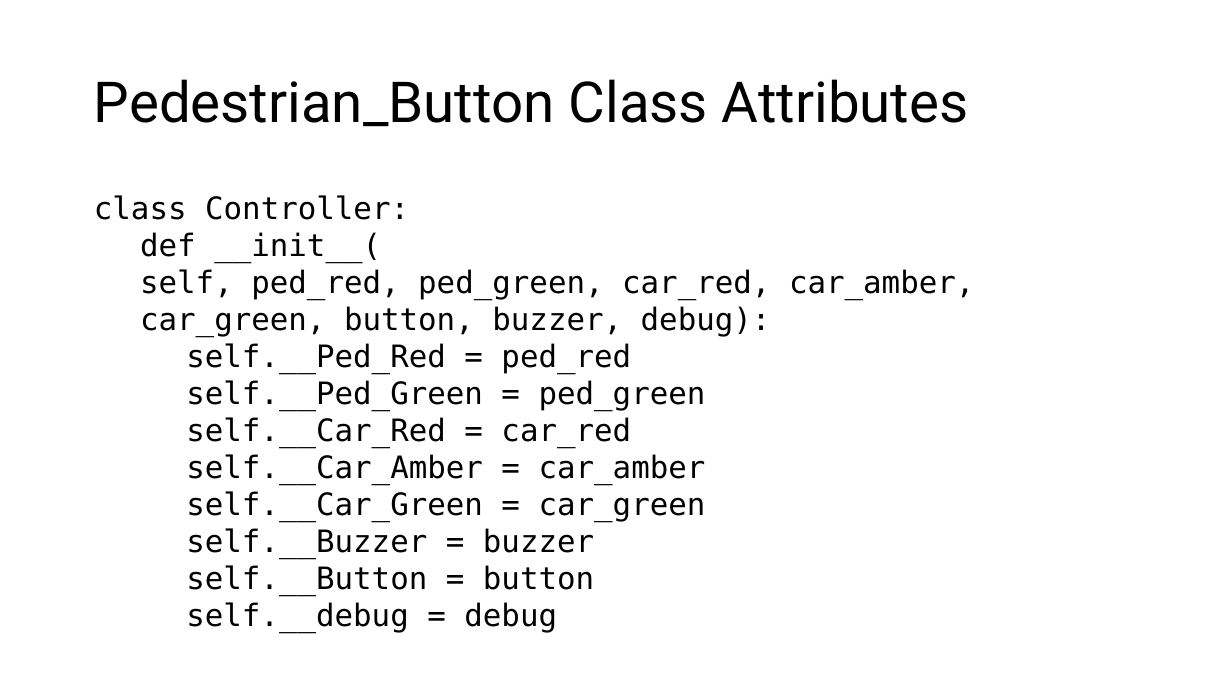
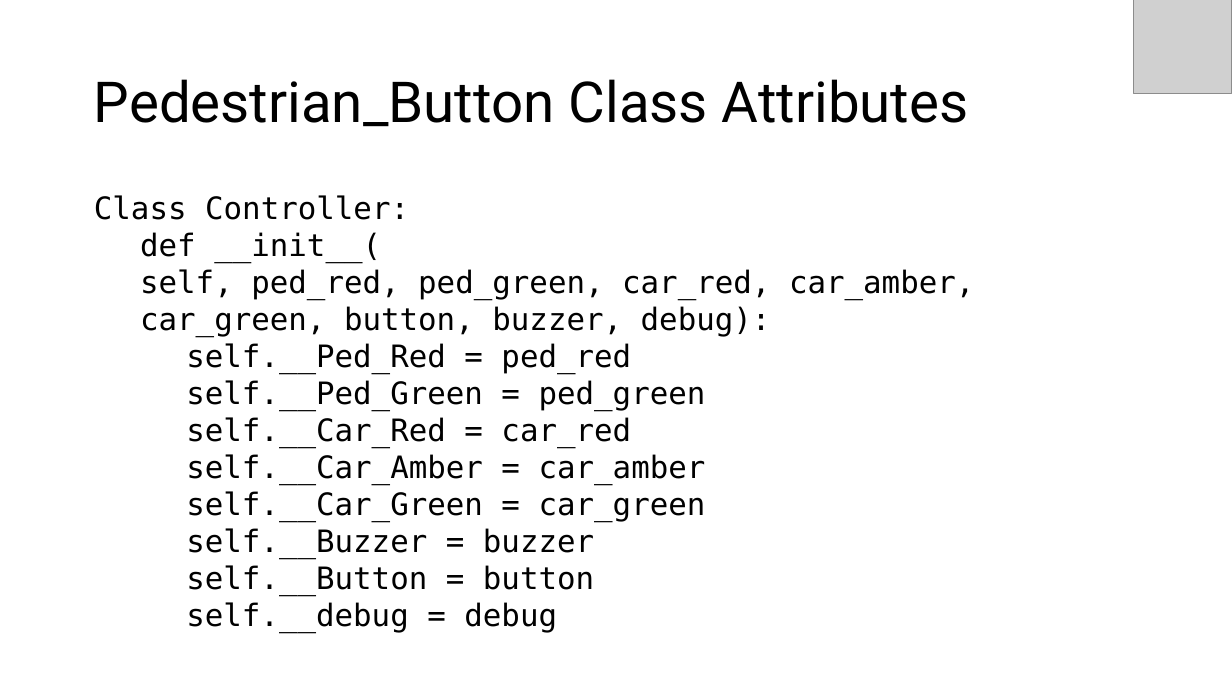
Before and after one commit to TempeHS/MicroPython_OOP_Pi_Pico_Mini_Project_Source, a slide deck: slide 12 of tutorials/presentations/Lecture6.pptx. Drawn at 1232x693 pixels with LibreOffice and Linux fonts; fonts in the diff are those of the drawing; grey boxes stand for pictures. Boxes give left, top, right and bottom in pixels: in the first picture for what was removed or moved away, otherwise in the second. Text is boxed around its words. In the diff, an @@ line names an element or a change of style, - is before the commit and + after.

```diff
--- a/tutorials/presentations/Lecture6.pptx
+++ b/tutorials/presentations/Lecture6.pptx
@@ picture added at (1134, 0, 1232, 93) @@
@@ text at (94, 195, 409, 220): text changed @@
-class Controller:
+Class Controller:
```
Also in this commit, not shown: 6 other slides changed, 52 other files.
